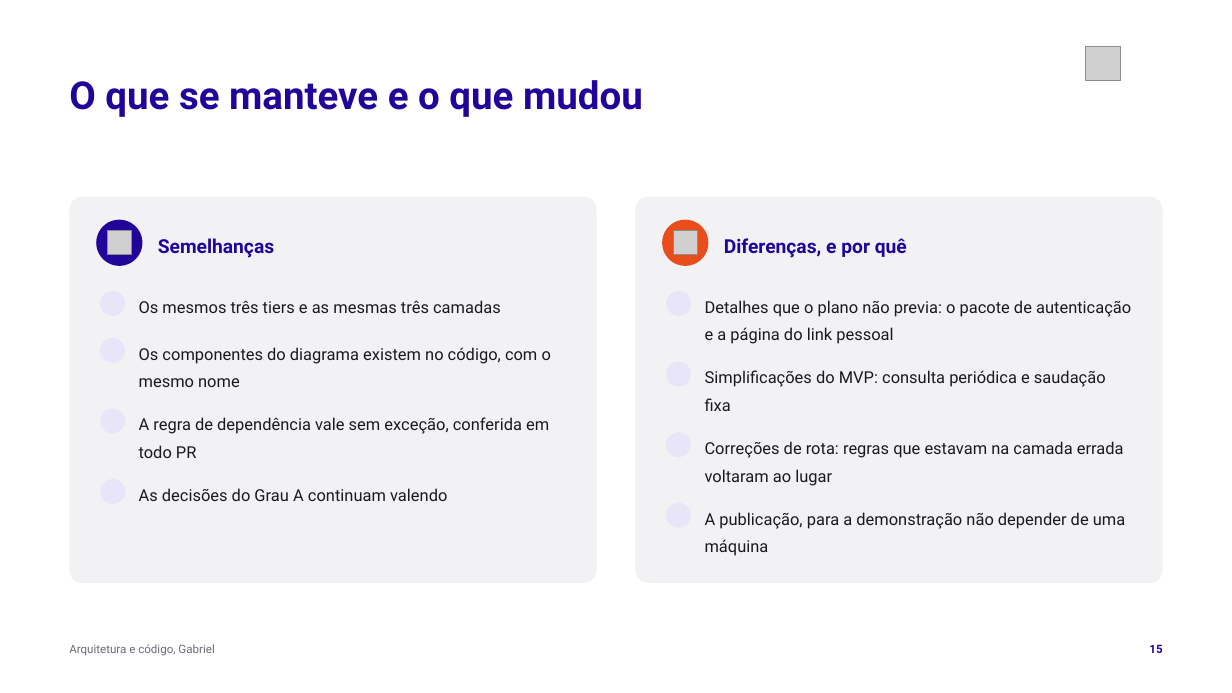
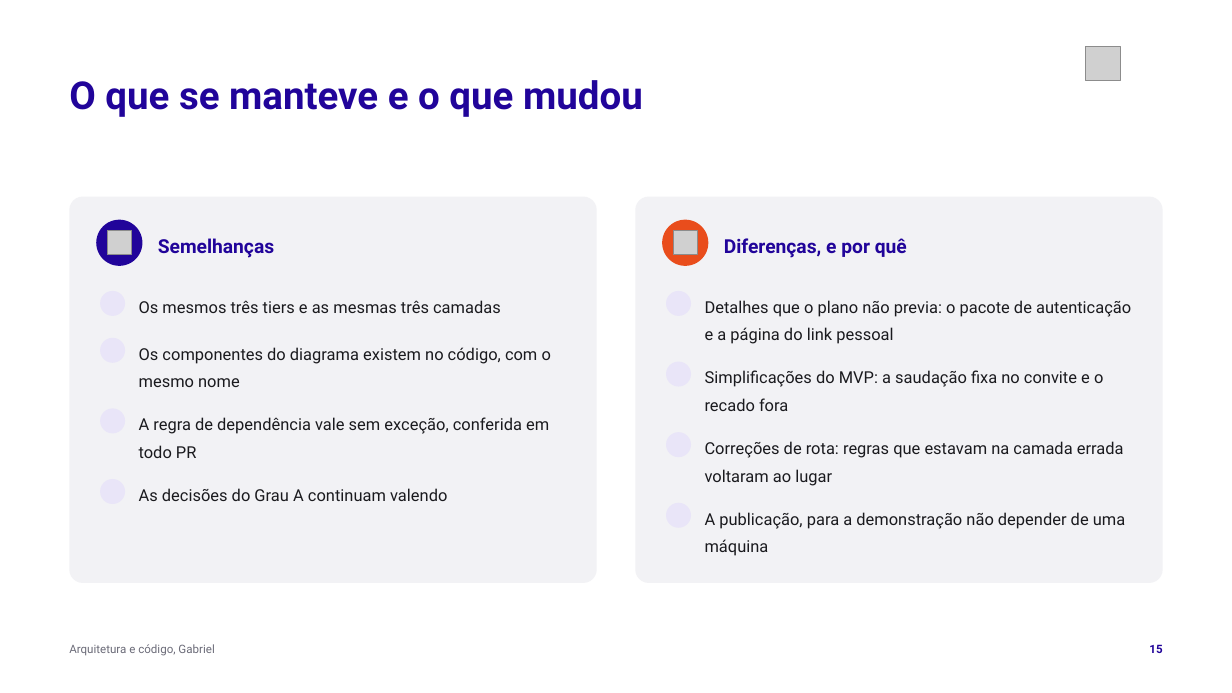
Before and after one commit to tcpassos/invite-app, a slide deck: slide 15 of trabalhos/T4-Pitch-Final.pptx. Drawn at 1232x693 pixels with LibreOffice and Linux fonts; fonts in the diff are those of the drawing; grey boxes stand for pictures; background and template pictures are left out. Boxes give left, top, right and bottom in pixels: in the first picture for what was removed or moved away, otherwise in the second. Text is boxed around its words. In the diff, an @@ line names an element or a change of style, - is before the commit and + after.

```diff
--- a/trabalhos/T4-Pitch-Final.pptx
+++ b/trabalhos/T4-Pitch-Final.pptx
@@ text at (x1=705, y1=370, x2=1103, y2=411): text changed @@
-Simplificações do MVP: consulta periódica e saudação fixa
+Simplificações do MVP: a saudação fixa no convite e o recado fora
```
Also in this commit, not shown: 23 other slides changed, 1 slide added, 5 other files.
